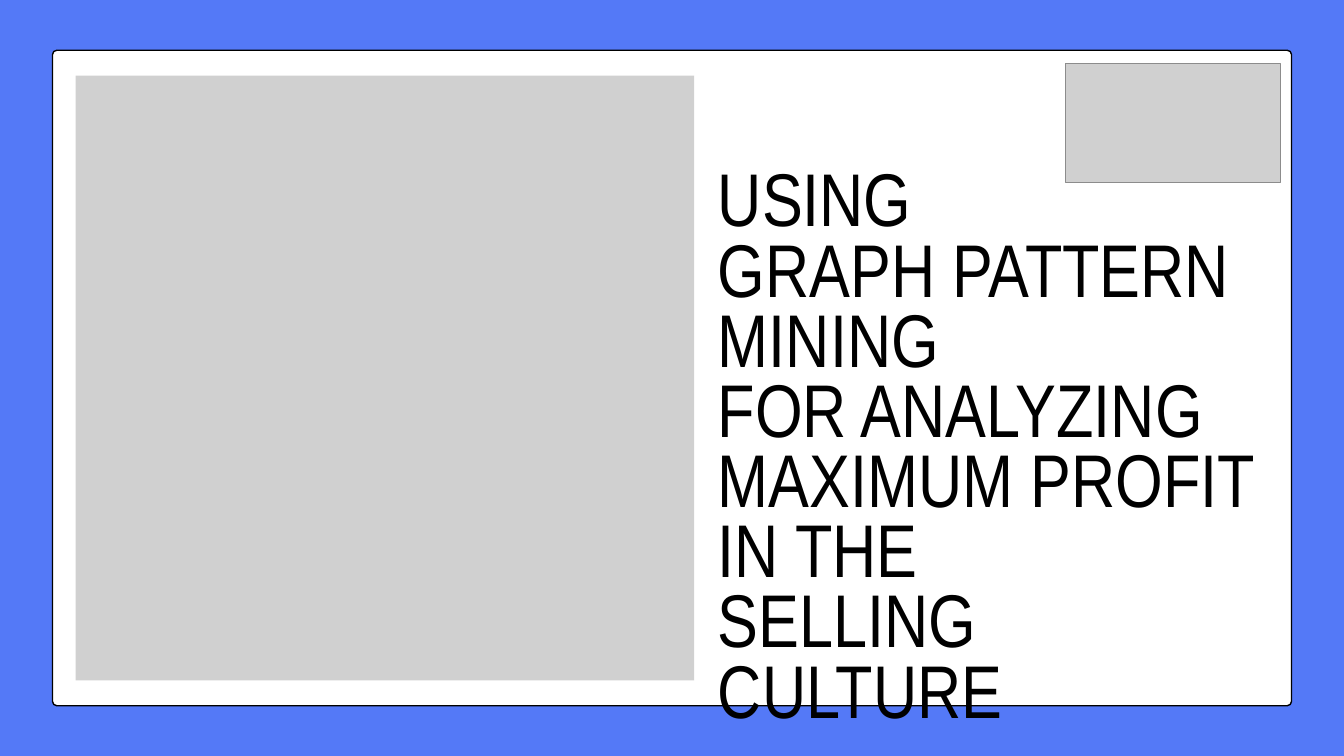
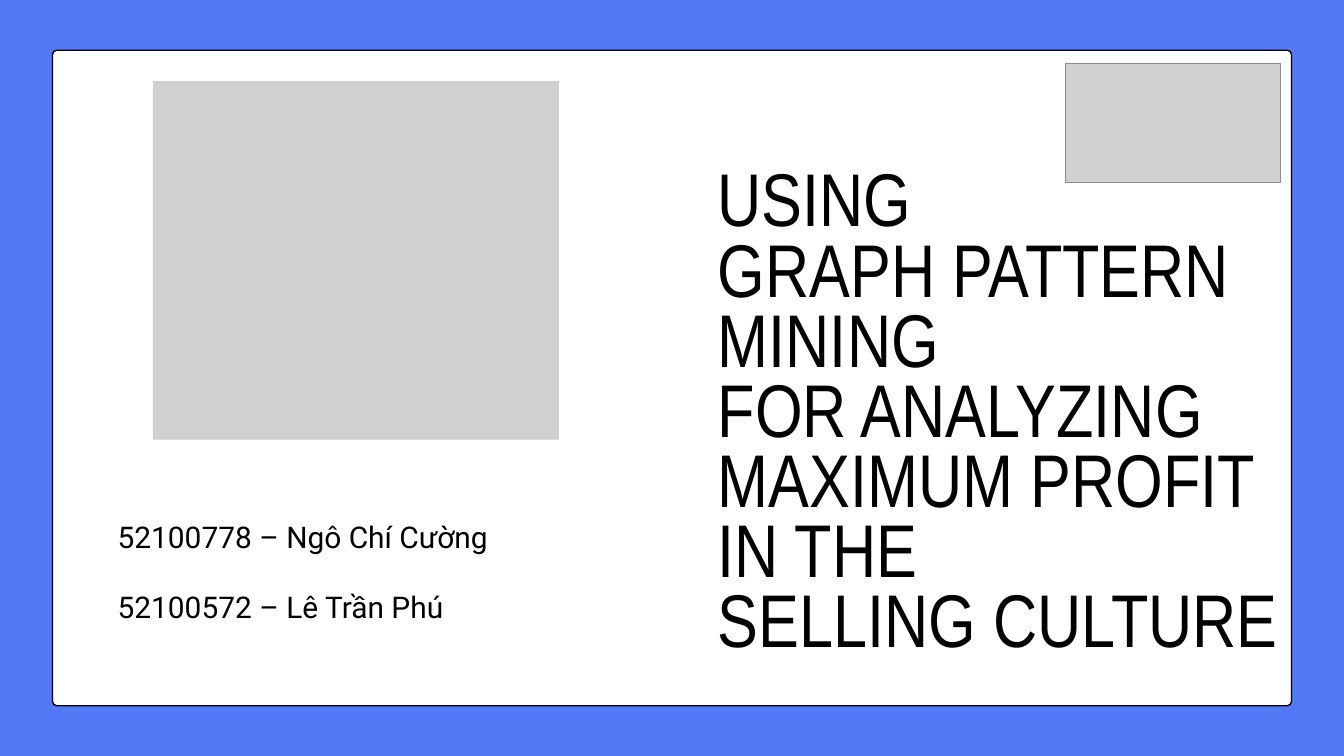
Before and after one commit to OhJiKang/Final-Project-Technology, a slide deck: slide 1 of Docs/PPT.pptx. Drawn at 1344x756 pixels with LibreOffice and Linux fonts; fonts in the diff are those of the drawing; grey boxes stand for pictures. Boxes give left, top, right and bottom in pixels: in the first picture for what was removed or moved away, otherwise in the second. Text is boxed around its words. In the diff, an @@ line names an element or a change of style, - is before the commit and + after.

```diff
--- a/Docs/PPT.pptx
+++ b/Docs/PPT.pptx
@@ picture: place and size @@
-picture at bbox=[75, 75, 694, 680]
+picture at bbox=[153, 81, 559, 439]
@@ text "USING" rewrapped from bbox=[718, 174, 1255, 731] to bbox=[718, 174, 1277, 648] @@
@@ text added at bbox=[118, 525, 487, 619], 32 pt, text #000000 @@
+52100778 – Ngô Chí Cường
+52100572 – Lê Trần Phú
```
Also in this commit, not shown: 9 other slides changed, 2 other files.
